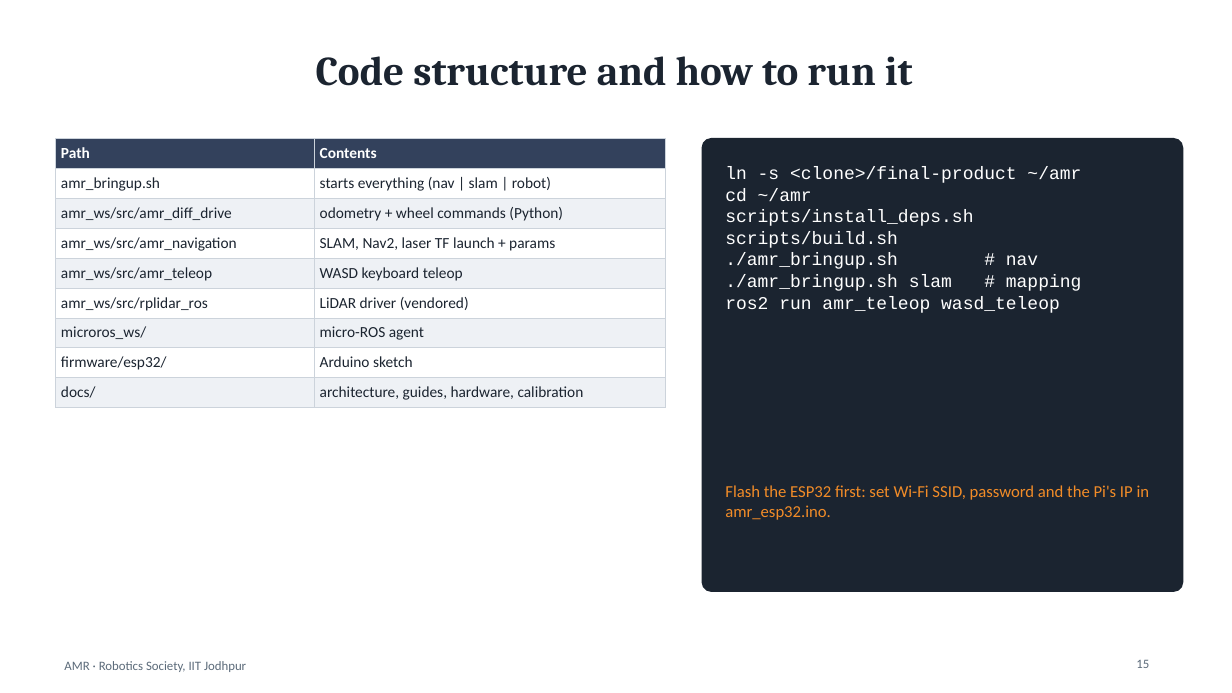
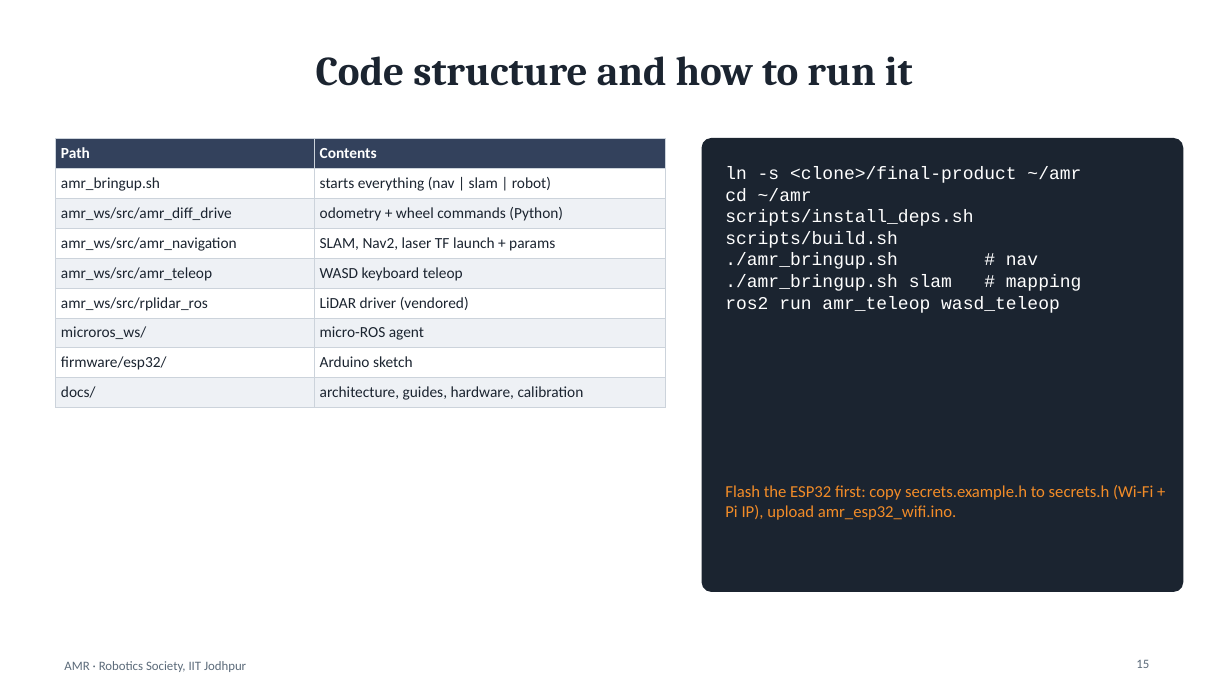
Before and after one commit to codr-shiv/amr, a slide deck: slide 15 of final-product/docs/presentation/AMR_Project_Presentation.pptx. Drawn at 1232x693 pixels with LibreOffice and Linux fonts; fonts in the diff are those of the drawing. Boxes give left, top, right and bottom in pixels: in the first picture for what was removed or moved away, otherwise in the second. Text is boxed around its words. In the diff, an @@ line names an element or a change of style, - is before the commit and + after.

```diff
--- a/final-product/docs/presentation/AMR_Project_Presentation.pptx
+++ b/final-product/docs/presentation/AMR_Project_Presentation.pptx
@@ text at [725, 485, 1153, 520]: text changed @@
-Flash the ESP32 first: set Wi-Fi SSID, password and the Pi's IP in amr_esp32.ino.
+Flash the ESP32 first: copy secrets.example.h to secrets.h (Wi-Fi + Pi IP), upload amr_esp32_wifi.ino.
```
Also in this commit, not shown: 4 other slides changed, 31 other files.
